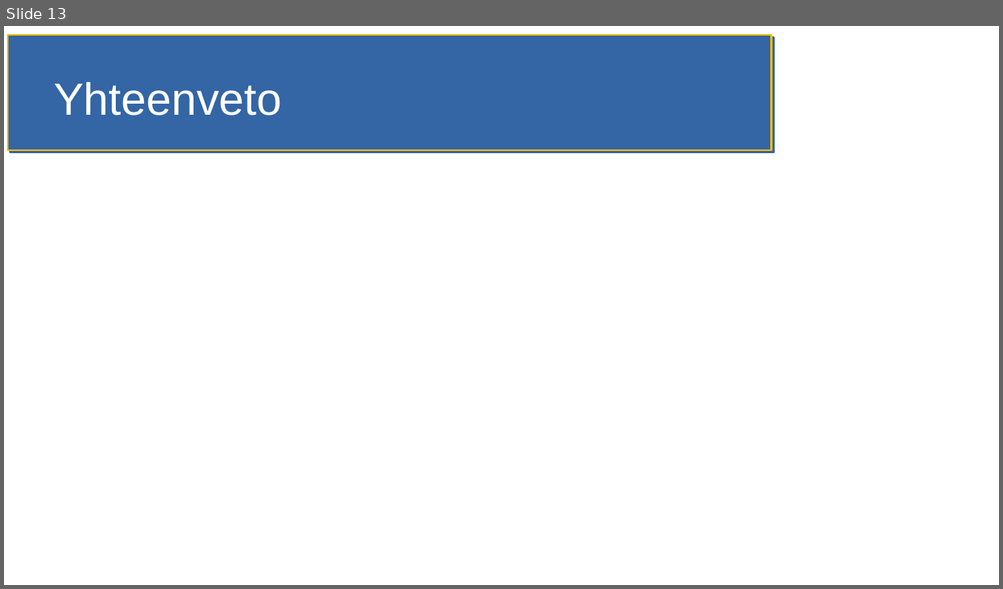
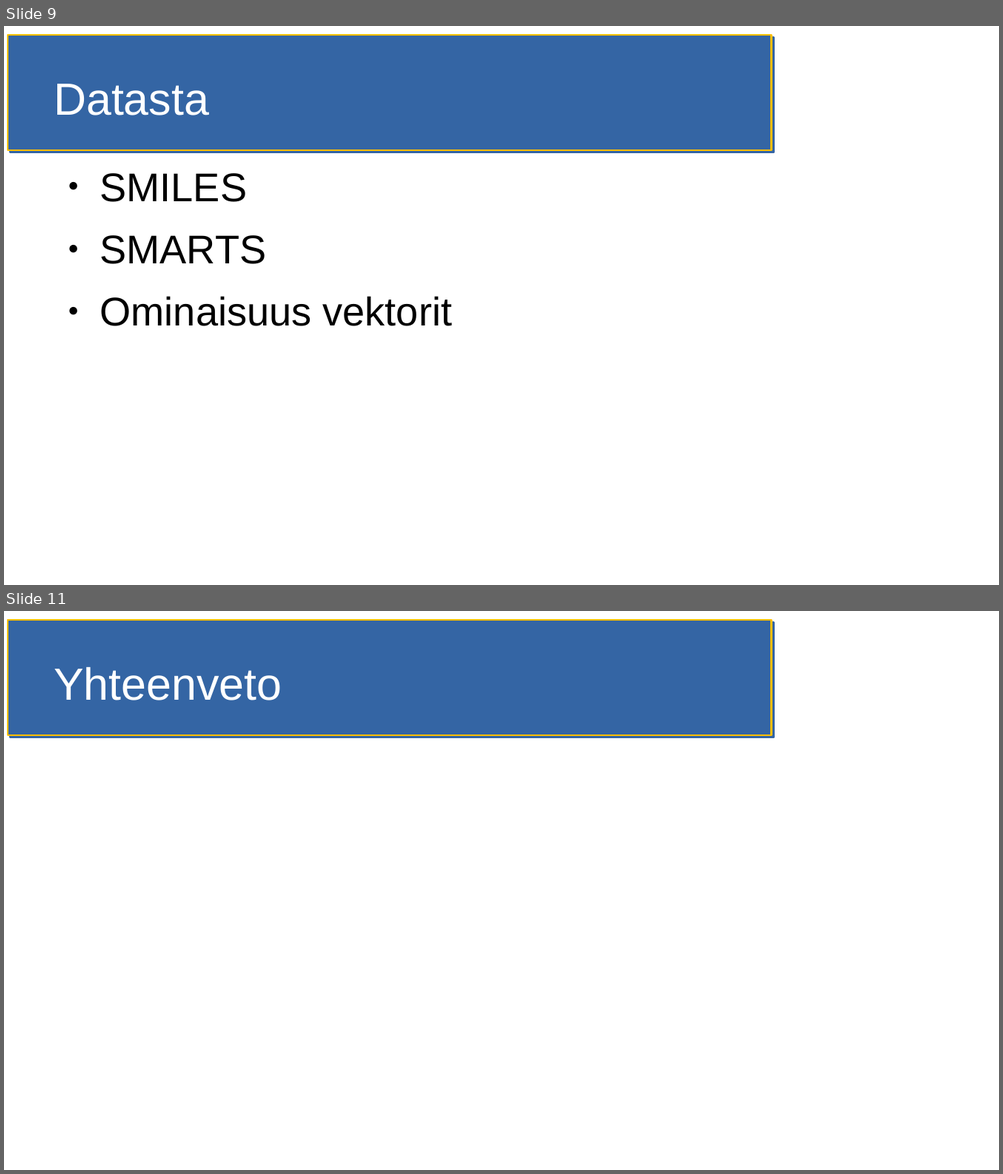
Before and after one commit to HegePI/kanditutkielma, a slide deck: esitelmä.odp. Shown one above the other, each under a label of ours: slide 13 before the commit, slides 9 and 11 after it; the slides between them are not shown. The pictures are 1003x589 and 1003x1174 pixels, drawn with LibreOffice and Linux fonts; fonts in the diff are those of the drawing. Boxes give left, top, right and bottom in pixels: in the first picture for what was removed or moved away, otherwise in the second. Text is boxed around its words. In the diff, an @@ line names an element or a change of style, - is before the commit and + after.

```diff
--- a/esitelmä.odp
+++ b/esitelmä.odp
@@ slide 9 added at bbox=[4, 26, 999, 585], background #FFFFFF; not listed: 1 template element that a slide beside it also shows @@
@@ title added at bbox=[54, 84, 209, 116], 36 pt, text #FFFFFF @@
+Datasta
@@ text added at bbox=[100, 173, 452, 326], 32 pt, text #000000 @@
+● SMILES
+● SMARTS
+● Ominaisuus vektorit
@@ what was slide 13 is now slide 11 @@
```
Also in this commit, not shown: 3 slides changed, 6 other slides added, 9 slides removed, 5 other files.
